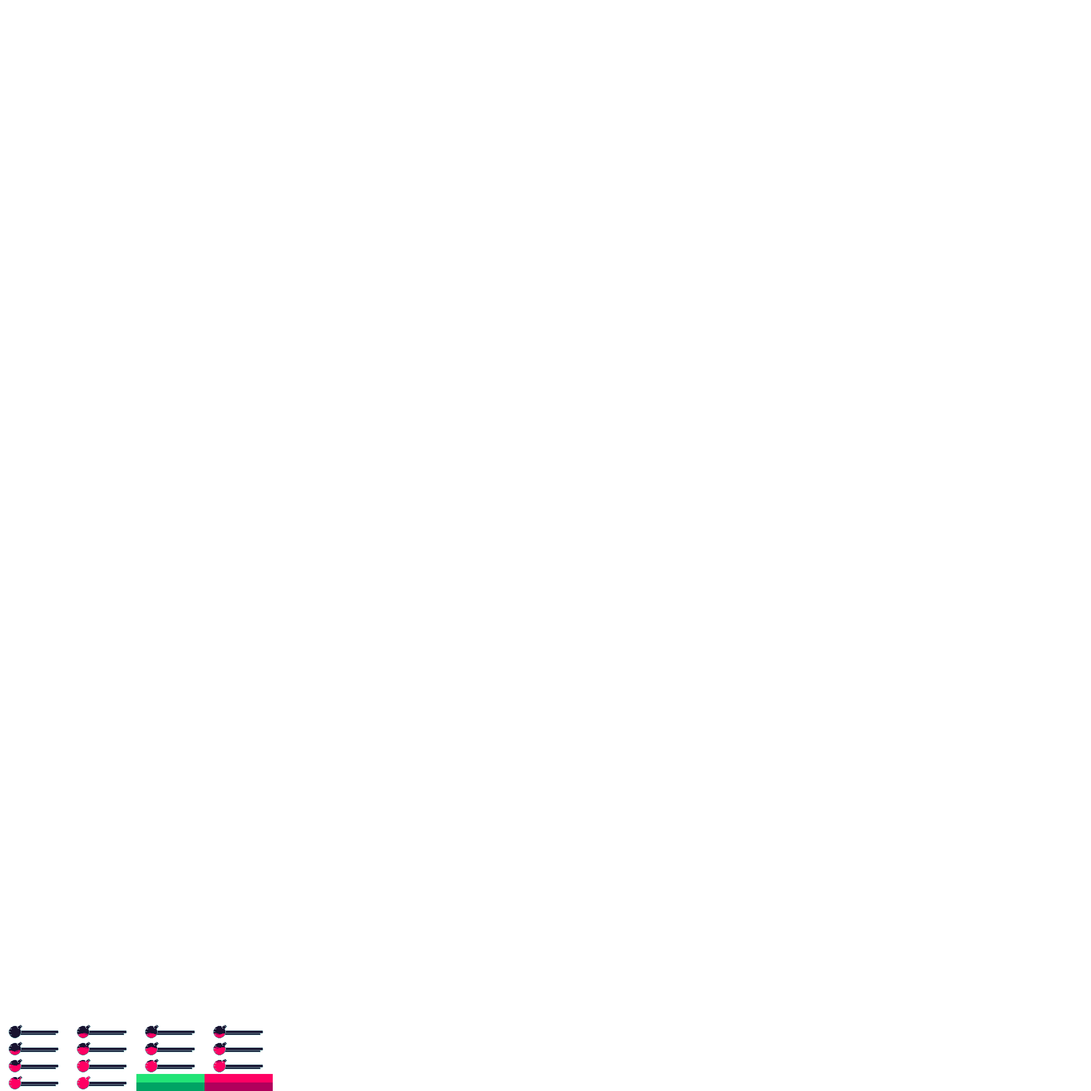
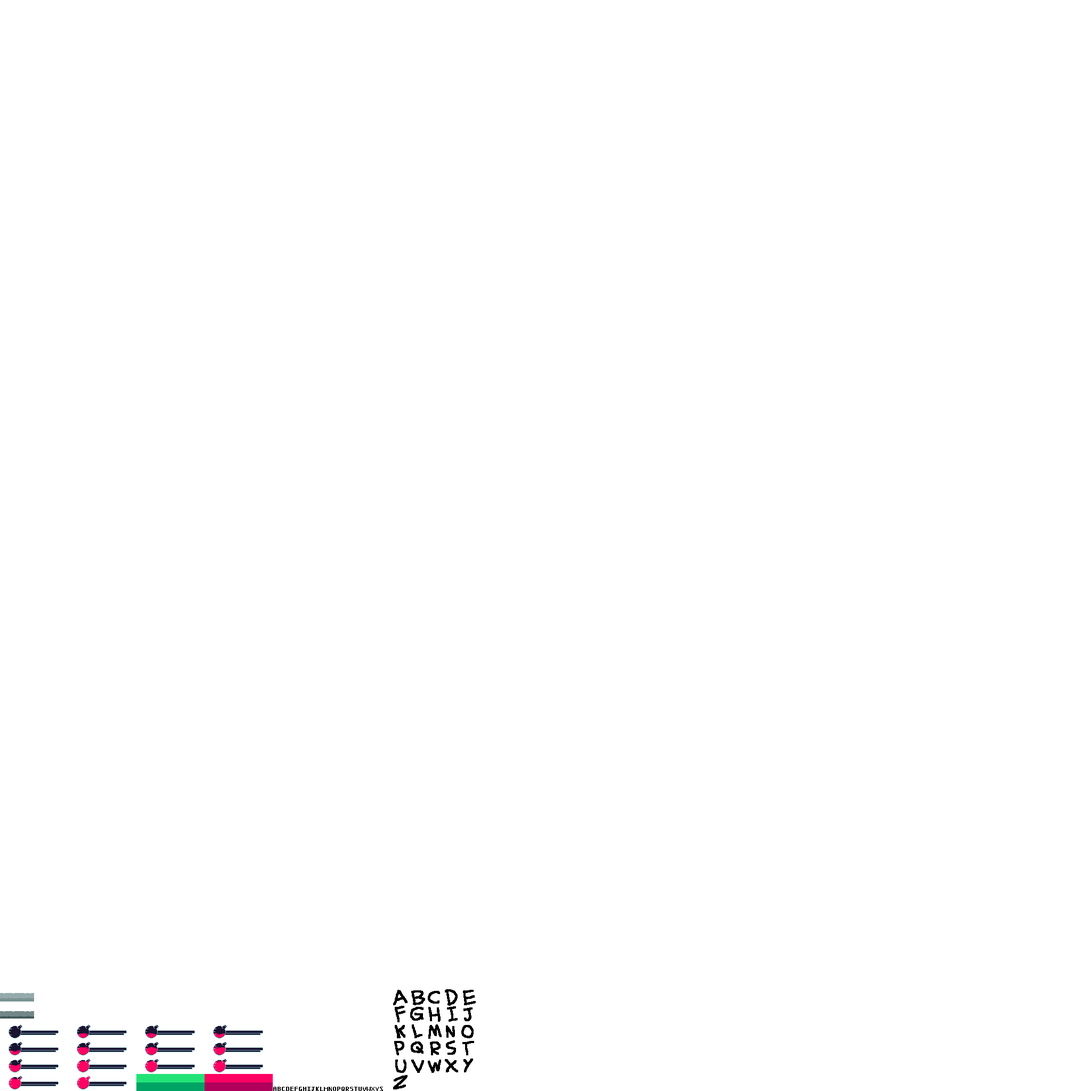
Comparing the layer stacks of the two (1091, 1091) images. Changes:
added layer "bad ones.png" in group "bar" over (393, 989, 476, 1090)
added layer "good ones.png" in group "bar" over (273, 1087, 384, 1091)
added layer "New Piskel (5).png" in group "bar" over (0, 993, 35, 1020)
